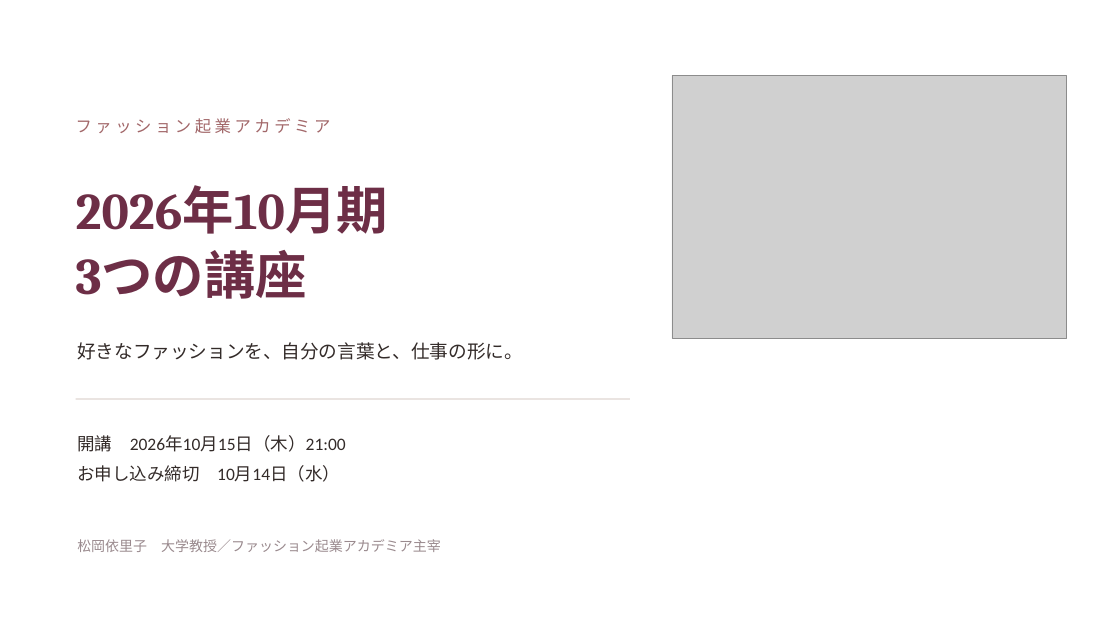
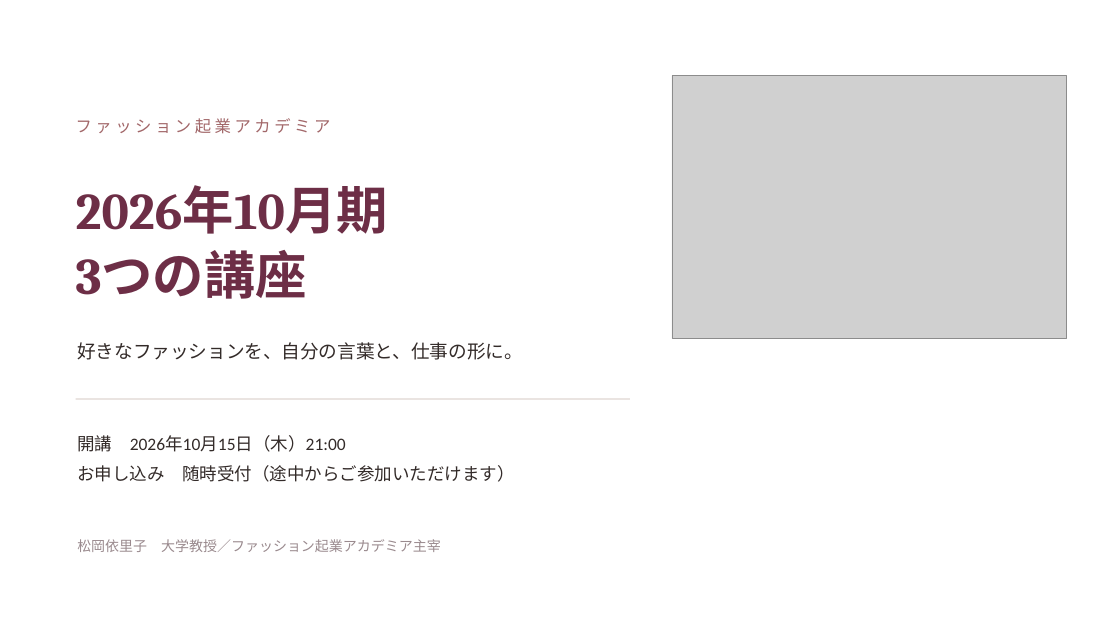
Before and after one commit to fashio17/potential-lamp, a slide deck: slide 1 of 運用/説明会/説明会_3コース_2026年10月期_v2.pptx. Drawn at 1120x630 pixels with LibreOffice and Linux fonts; fonts in the diff are those of the drawing; grey boxes stand for pictures. Boxes give left, top, right and bottom in pixels: in the first picture for what was removed or moved away, otherwise in the second. Text is boxed around its words. In the diff, an @@ line names an element or a change of style, - is before the commit and + after.

```diff
--- a/運用/説明会/説明会_3コース_2026年10月期_v2.pptx
+++ b/運用/説明会/説明会_3コース_2026年10月期_v2.pptx
@@ text at [77, 465, 514, 482]: text changed @@
-お申し込み締切 10月14日（水）
+お申し込み 随時受付（途中からご参加いただけます）
```
Also in this commit, not shown: 1 other slide changed, 5 other files.
